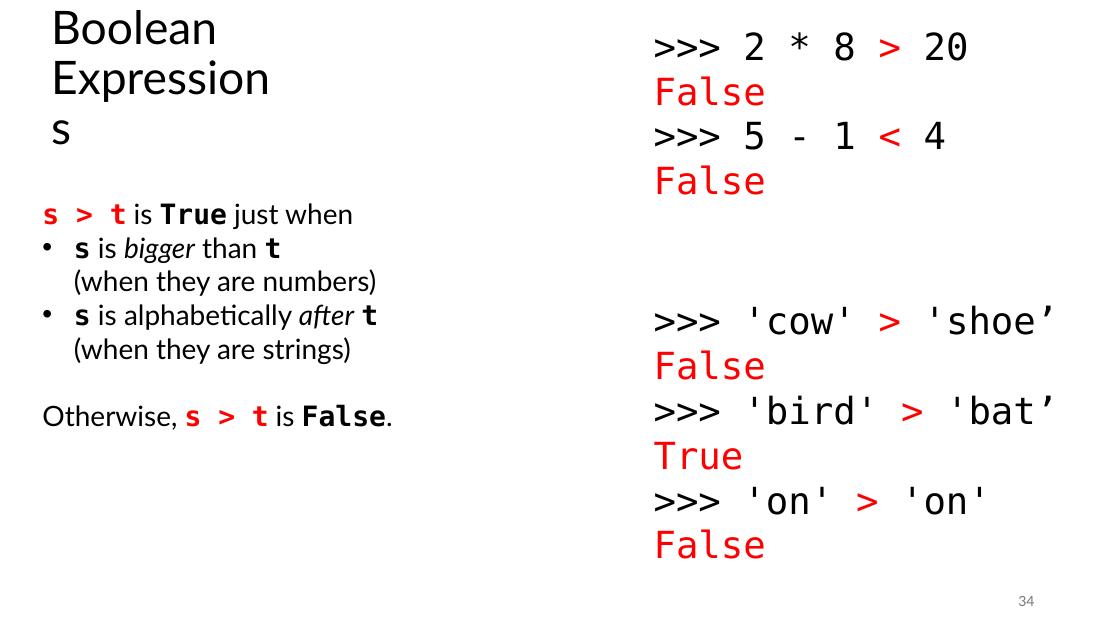
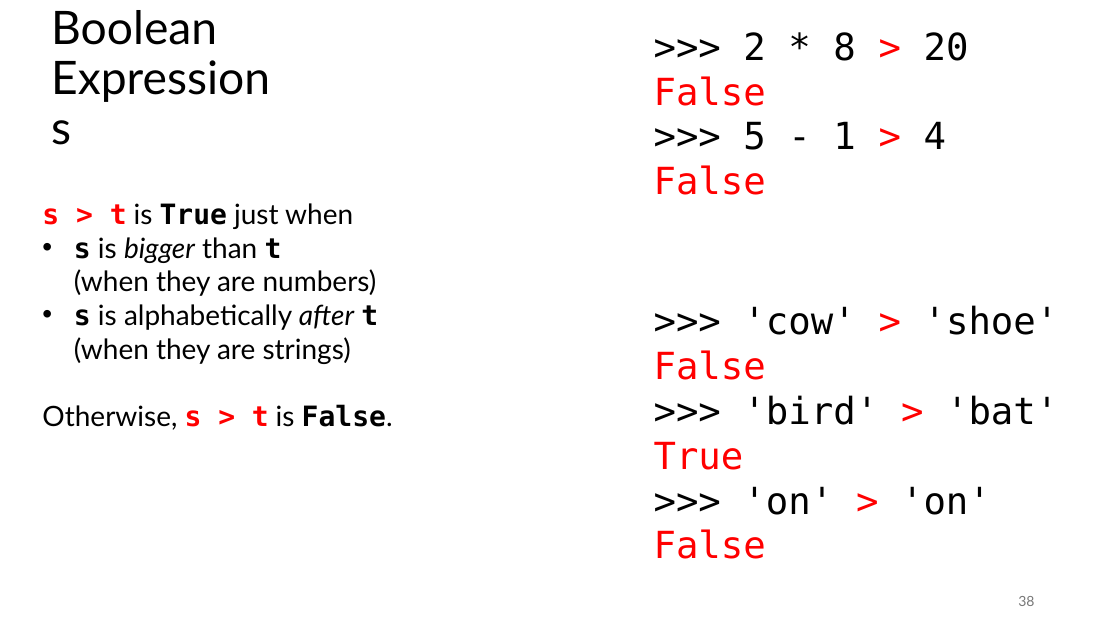
Before and after one commit to tjd1234/cmpt120spring2026, a slide deck: slide 38 of lecture_notes/chapter5/chapter5.pptx (slide 34 before the commit). Drawn at 1120x630 pixels with LibreOffice and Linux fonts; fonts in the diff are those of the drawing. Boxes give left, top, right and bottom in pixels: in the first picture for what was removed or moved away, otherwise in the second. Text is boxed around its words. In the diff, an @@ line names an element or a change of style, - is before the commit and + after.

```diff
--- a/lecture_notes/chapter5/chapter5.pptx
+++ b/lecture_notes/chapter5/chapter5.pptx
@@ text at [743, 121, 946, 150]: text changed @@
->>> 5 - 1 < 4
+>>> 5 - 1 > 4
@@ text at [743, 305, 1059, 335]: text changed @@
->>> 'cow' > 'shoe’
+>>> 'cow' > 'shoe'
@@ text at [743, 395, 1058, 425]: text changed @@
->>> 'bird' > 'bat’
+>>> 'bird' > 'bat'
@@ page number at [1018, 596, 1034, 606]: text changed @@
-34
+38
```
Also in this commit, not shown: 26 other slides changed, 5 slides added, 56 other files.
